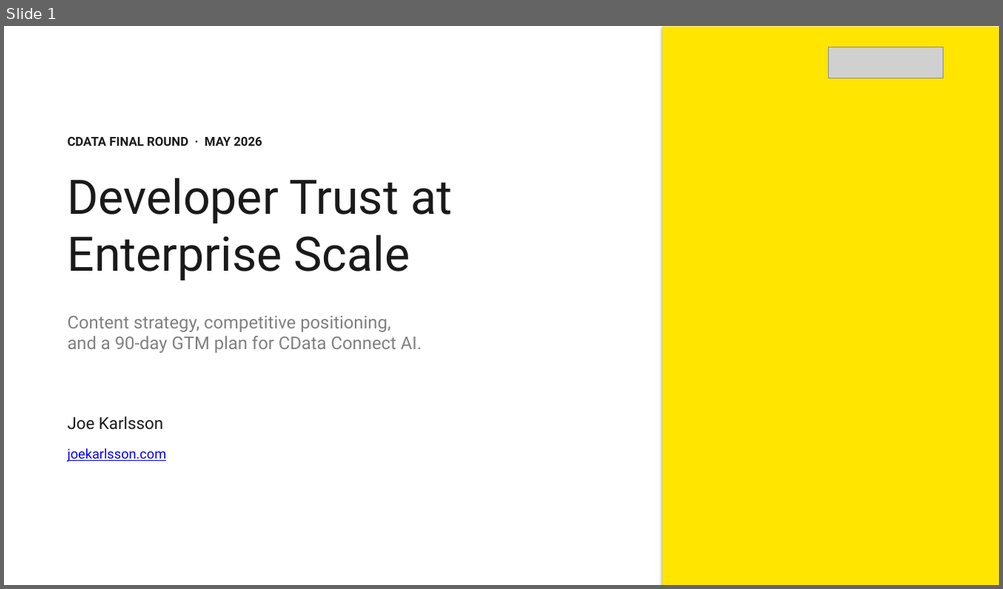
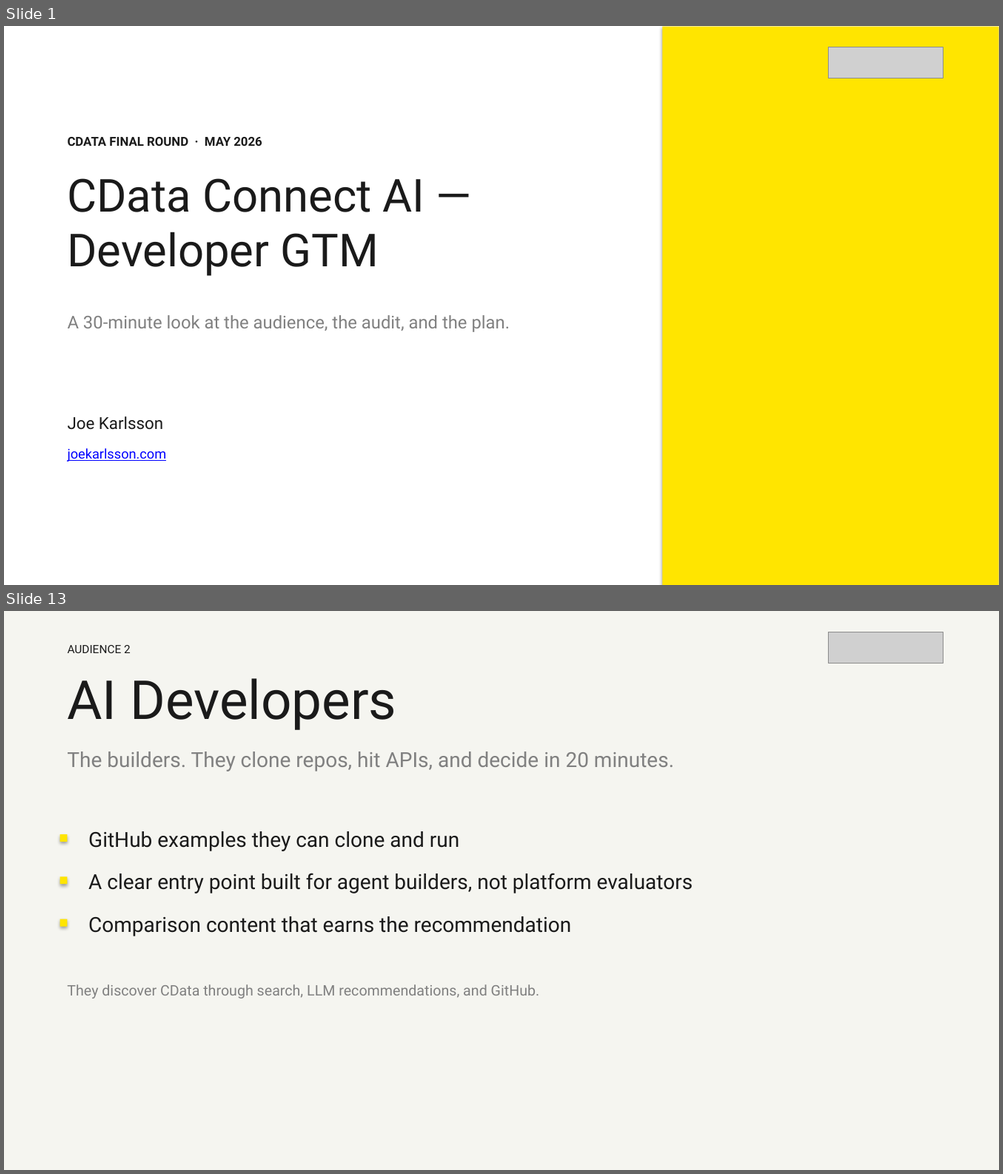
Before and after one commit to JoeKarlsson/connect-ai-agent-demo, a slide deck: presentation/cdata-interview.pptx. Shown one above the other, each under a label of ours: slide 1 before the commit, slides 1 and 13 after it; the slides between them are not shown. The pictures are 1003x589 and 1003x1174 pixels, drawn with LibreOffice and Linux fonts; fonts in the diff are those of the drawing; grey boxes stand for pictures. Boxes give left, top, right and bottom in pixels: in the first picture for what was removed or moved away, otherwise in the second. Text is boxed around its words. In the diff, an @@ line names an element or a change of style, - is before the commit and + after.

```diff
--- a/presentation/cdata-interview.pptx
+++ b/presentation/cdata-interview.pptx
@@ slide 13 added at (4, 611, 999, 1170), background #F5F5F0 @@
@@ picture added at (828, 632, 943, 664) @@
@@ text added at (68, 645, 131, 653), 11 pt, text #1A1A1A @@
+AUDIENCE 2
@@ text added at (67, 678, 397, 730), 52 pt, text #1A1A1A @@
+AI Developers
@@ text added at (67, 752, 674, 772), 20 pt, text #808080 @@
+The builders. They clone repos, hit APIs, and decide in 20 minutes.
@@ text added at (88, 832, 459, 851), 20 pt, text #1A1A1A @@
+GitHub examples they can clone and run
@@ rectangle added at (60, 834, 68, 843), fill #FFE500 @@
@@ text added at (88, 873, 693, 894), 20 pt, text #1A1A1A @@
+A clear entry point built for agent builders, not platform evaluators
@@ rectangle added at (60, 877, 68, 885), fill #FFE500 @@
@@ rectangle added at (60, 919, 68, 926), fill #FFE500 @@
@@ text added at (88, 917, 572, 937), 20 pt, text #1A1A1A @@
+Comparison content that earns the recommendation
@@ text added at (67, 985, 540, 999), 14 pt, text #808080 @@
+They discover CData through search, LLM recommendations, and GitHub.
@@ slide 1 changed as well @@
@@ text at (68, 178, 425, 276): text changed; size 46 to 44 pt @@
-Developer Trust at Enterprise Scale
+CData Connect AI — Developer GTM
@@ text at (68, 315, 510, 332): text changed @@
-Content strategy, competitive positioning,
-and a 90-day GTM plan for CData Connect AI.
+A 30-minute look at the audience, the audit, and the plan.
```
Also in this commit, not shown: 1 other slide changed, 42 other slides added, 18 slides removed, 8 other files.
